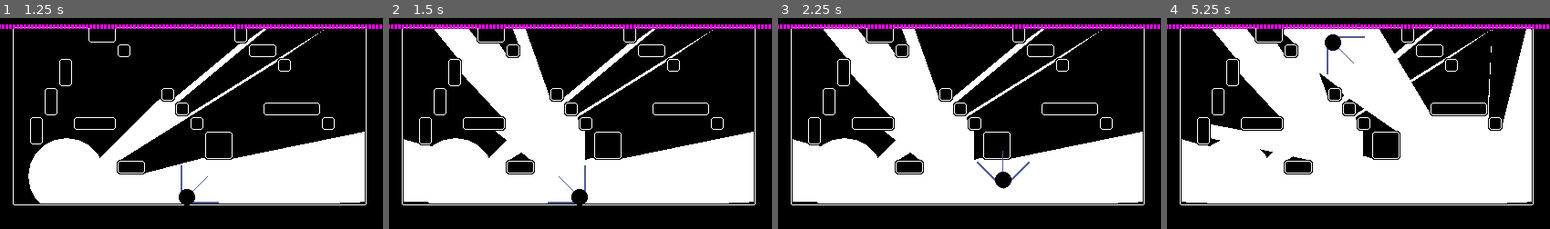
Above: before the commit, frames 1-4 (left to right).
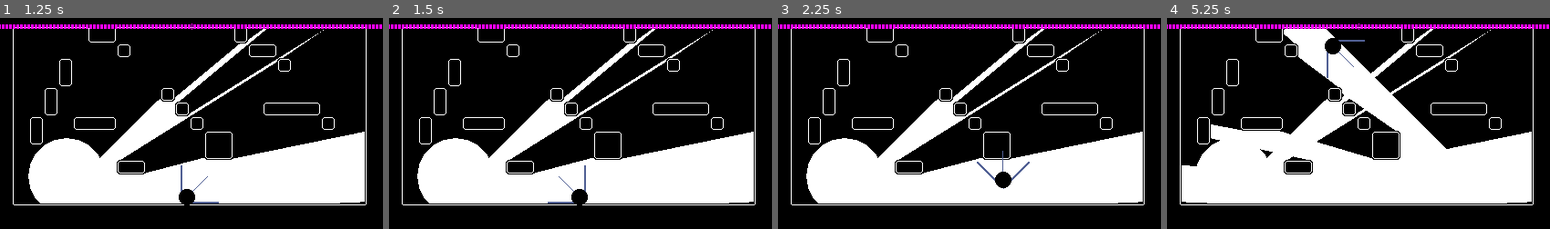
Above: after the commit, the same moments.

Repository: KingOfSpadesJFK/bhleg
Game: Godot game, scene res://levels/test_level.tscn
The game is run twice, just before and just after one commit, with the same random seed, the same clock (stepped at 60 frames per second) and the same inputs.
Inputs (mouse positions are in pixels of both pictures, inside the frame that each line leads up to):
- Up to frame 1 (1.25 s): tap Enter at 0.5 s; move the mouse to (275, 112) at 0.52 s; press the mouse at (275, 112) at 0.53 s; hold D (player_right) from 0.53 s (still down); tap Space (player_jump) at 0.77 s
- Up to frame 2 (1.5 s): release D (player_right) at 1.25 s; release the mouse at (664, 112) at 1.25 s; drag from (503, 134) to (561, 167) at 1.27 s
- Up to frame 3 (2.25 s): tap Space (player_jump) at 2 s; move the mouse to (1007, 74) at 2.02 s; press the mouse at (1007, 74) at 2.03 s; hold D (player_right) from 2.03 s (still down)
- Up to frame 4 (5.25 s): release D (player_right) at 2.75 s; release the mouse at (1396, 74) at 2.75 s; drag from (1339, 167) to (1243, 89) at 2.77 s; tap Enter at 3.5 s; move the mouse to (1473, 157) at 3.52 s; press the mouse at (1473, 157) at 3.53 s; hold A (player_left) 3.53-4.25 s; tap Space (player_jump) at 3.77, 5 s; release the mouse at (1473, 157) at 4.25 s; drag from (1243, 89) to (1301, 68) at 4.27 s; move the mouse to (1377, 123) at 5.02 s; press the mouse at (1377, 123) at 5.03 s; hold A (player_left) from 5.03 s (still down)

Frame 1 is identical in both runs. In frame 2, 11% of the frame differs, in the area x 3-52%, y 5-88%; in frame 3, 11%; in frame 4, 17%, in the area x 3-96%, y 5-71%.

Commit message:
player cooldown timer

Diff:
--- a/scenes/player.tscn
+++ b/scenes/player.tscn
@@ -40,3 +40,6 @@
 
 [node name="CollisionShape2D" type="CollisionShape2D" parent="."]
 shape = SubResource("CircleShape2D_hw20r")
+
+[node name="CooldownTimer" type="Timer" parent="."]
+one_shot = true
--- a/scripts/player.gd
+++ b/scripts/player.gd
@@ -162,7 +162,7 @@
 	# Since there's probs only gonna be one place we'll need this, put it here
 	#  A check to see if we should do the flash or not
 	var _flash_check: Callable = func() -> bool:
-		if event.is_action_pressed("player_flash") && is_on_floor():
+		if event.is_action_pressed("player_flash"):
 			match flash_type:
 				FlashType.WHITE:
 					if _has_enough_for_white():
@@ -184,18 +184,19 @@
 
 	if event is InputEventMouseButton:
 		_mouse_position = event.position
-
-		# Do the red thing instead
-		if event.is_action_released("player_flash") && _do_flash == FlashType.RED:
-			if red_cells >= roundi(_beam_charge):
-				red_cells -= roundi(_beam_charge)
-
-			_do_flash = FlashType.NONE
-		else:
-			# Activate... the flash!
-			_do_flash = _flash_check.call()
-			if _do_flash:
-				_flash_angle = _calculate_flash_direction(_mouse_position)
+		if  is_on_floor() && $CooldownTimer.is_stopped():
+			# Do the red thing instead
+			if event.is_action_released("player_flash") && _do_flash == FlashType.RED:
+				if red_cells >= roundi(_beam_charge):
+					red_cells -= roundi(_beam_charge)
+				_do_flash = FlashType.NONE
+				$CooldownTimer.start()
+			else:
+				# Activate... the flash!
+				_do_flash = _flash_check.call()
+				if _do_flash:
+					_flash_angle = _calculate_flash_direction(_mouse_position)
+					$CooldownTimer.start()
 
 	if event is InputEventMouse:
 		_mouse_position = event.position
